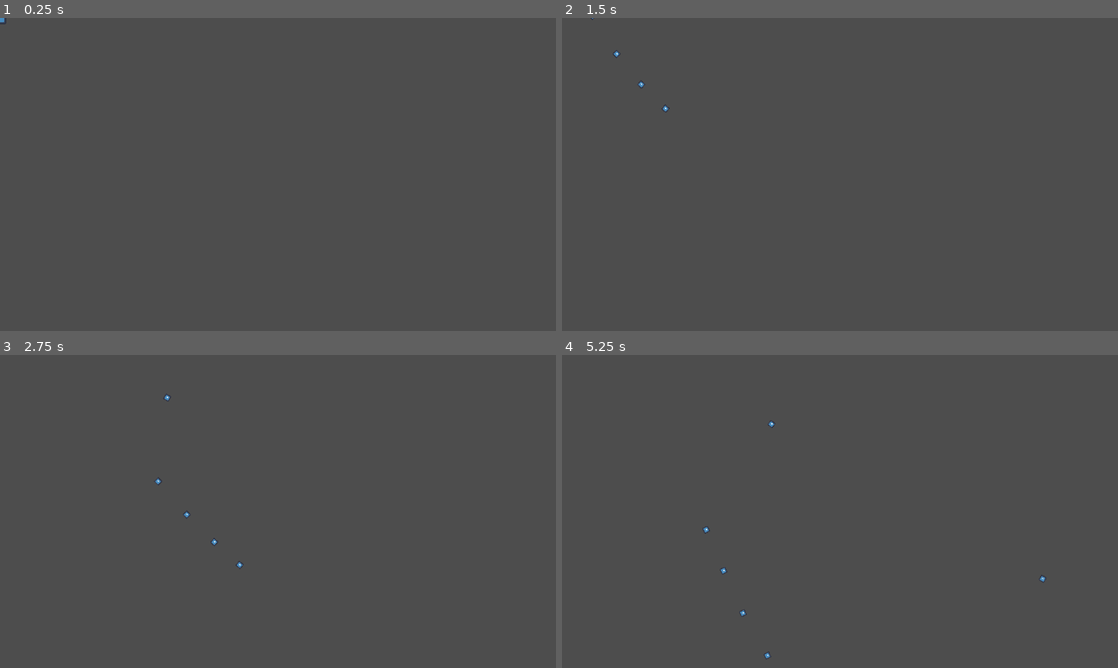
Above: before the commit, frames 1-4 (two rows, left to right).
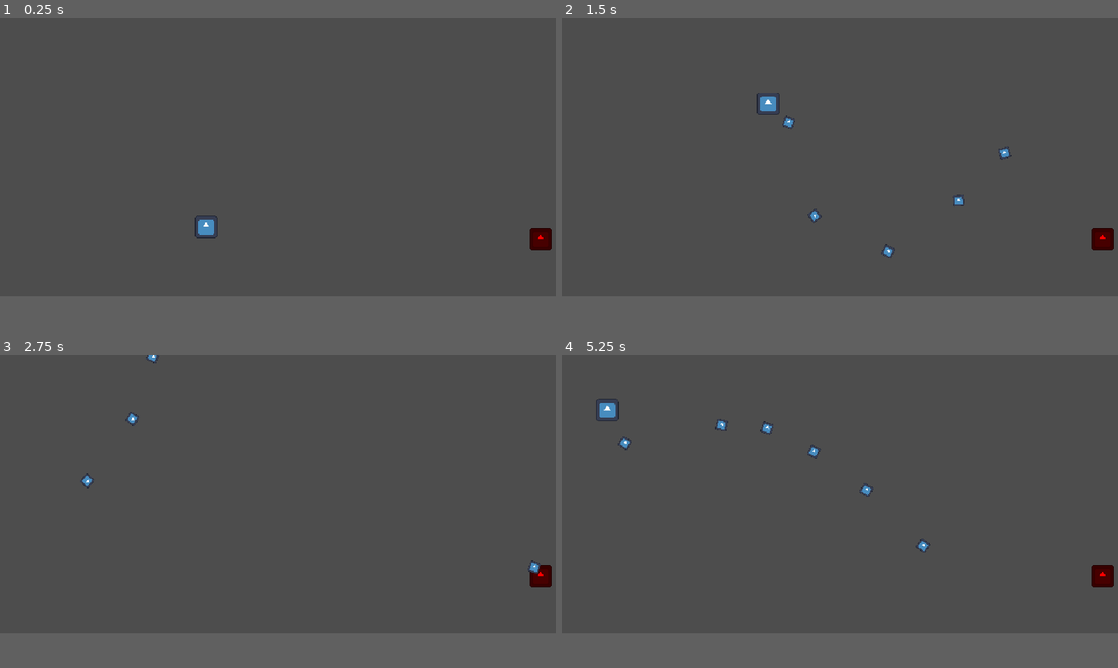
Above: after the commit, the same moments.

Repository: sergio-bogaro/TopDownShooter
Game: Godot game, scene res://Map/world.tscn
The game is run twice, just before and just after one commit, with the same random seed, the same clock (stepped at 60 frames per second) and the same inputs. The engine's default icon, where the game draws it, is replaced by a stand-in: a white triangle on a blue panel in a dark square.
Inputs (mouse positions are in pixels of both pictures, inside the frame that each line leads up to):
- Up to frame 1 (0.25 s): no input
- Up to frame 2 (1.5 s): tap Enter at 0.5 s; move the mouse to (812, 237) at 0.52 s; press the mouse at (812, 237) at 0.53 s; hold W (move_up) from 0.53 s (still down); move the mouse to (1006, 221) at 1.27 s; release the mouse at (1006, 221) at 1.28 s; click (1006, 221) at 1.35 s
- Up to frame 3 (2.75 s): move the mouse to (111, 464) at 2.02 s; release W (move_up) at 2.03 s; press the mouse at (111, 464) at 2.03 s; hold A (move_left) from 2.03 s (still down)
- Up to frame 4 (5.25 s): move the mouse to (867, 511) at 2.77 s; release the mouse at (867, 511) at 2.78 s; click (867, 511) at 2.85 s; move the mouse to (756, 433) at 3.52 s; release A (move_left) at 3.53 s; press the mouse at (756, 433) at 3.53 s; hold S (move_down) 3.53-4.28 s; move the mouse to (962, 495) at 4.27 s; release the mouse at (962, 495) at 4.28 s; hold D (move_right) 4.28-5.03 s; click (962, 495) at 4.35 s; move the mouse to (728, 527) at 5.02 s; press the mouse at (728, 527) at 5.03 s; hold W (move_up) from 5.03 s (still down)
The window is 800x450 before the commit and 800x400 after it. Grey fills any space a smaller window leaves; there, only what the larger window draws over its background counts as a difference.

The runs differ from the first frame. In frame 1, 0.5% of the frame differs, in the area x 0-100%, y 0-75%; in frame 2, 0.7%; in frame 3, 0.5%; in frame 4, 0.8%, in the area x 6-100%, y 14-98%.

Commit message:
Tamanha da tela d teste ajustada

Diff:
--- /dev/null
+++ b/Enemies/enemy.tscn
@@ -0,0 +1,25 @@
+[gd_scene load_steps=5 format=3 uid="uid://b51j1ayh0kp8e"]
+
+[ext_resource type="PackedScene" uid="uid://bhkr87h4bwp4p" path="res://Resources/Health.tscn" id="1_avijp"]
+[ext_resource type="Texture2D" uid="uid://da2f54o5bmeyp" path="res://icon.svg" id="1_ekegv"]
+[ext_resource type="PackedScene" uid="uid://d3ae2fnyfmexi" path="res://Resources/HurtBox.tscn" id="2_cedrk"]
+
+[sub_resource type="RectangleShape2D" id="RectangleShape2D_wqaaa"]
+
+[node name="Enemy" type="CharacterBody2D"]
+
+[node name="Sprite2D" type="Sprite2D" parent="."]
+modulate = Color(1, 0, 0, 1)
+scale = Vector2(0.2, 0.2)
+texture = ExtResource("1_ekegv")
+
+[node name="Health" parent="." node_paths=PackedStringArray("hurtBox") instance=ExtResource("1_avijp")]
+MAX_HP = 20
+hurtBox = NodePath("../HurtBox")
+
+[node name="HurtBox" parent="." instance=ExtResource("2_cedrk")]
+collision_layer = 0
+collision_mask = 4
+
+[node name="CollisionShape2D2" type="CollisionShape2D" parent="HurtBox"]
+shape = SubResource("RectangleShape2D_wqaaa")
--- a/Map/world.tscn
+++ b/Map/world.tscn
@@ -1,7 +1,12 @@
-[gd_scene load_steps=2 format=3 uid="uid://b4br7ght7yncs"]
+[gd_scene load_steps=3 format=3 uid="uid://b4br7ght7yncs"]
 
 [ext_resource type="PackedScene" uid="uid://bthralr1f28bc" path="res://Player/player.tscn" id="1_vvtf1"]
+[ext_resource type="PackedScene" uid="uid://b51j1ayh0kp8e" path="res://Enemies/enemy.tscn" id="2_ukvno"]
 
 [node name="World" type="Node2D"]
 
 [node name="Player" parent="." instance=ExtResource("1_vvtf1")]
+position = Vector2(237, 240)
+
+[node name="Enemy" parent="." instance=ExtResource("2_ukvno")]
+position = Vector2(622, 254)
--- a/Player/Spells/BasicAttack.tscn
+++ b/Player/Spells/BasicAttack.tscn
@@ -1,11 +1,19 @@
-[gd_scene load_steps=3 format=3 uid="uid://beuyfdjxbs14p"]
+[gd_scene load_steps=4 format=3 uid="uid://beuyfdjxbs14p"]
 
 [ext_resource type="Texture2D" uid="uid://da2f54o5bmeyp" path="res://icon.svg" id="1_kgipo"]
 [ext_resource type="Script" path="res://Player/Spells/Scripts/Projectile.gd" id="1_qkmxf"]
 
+[sub_resource type="RectangleShape2D" id="RectangleShape2D_ofpbs"]
+
 [node name="BassicAttack" type="Area2D"]
+collision_layer = 4
+collision_mask = 0
 script = ExtResource("1_qkmxf")
+Damage = 10
 
 [node name="Sprite2D" type="Sprite2D" parent="."]
 scale = Vector2(0.1, 0.1)
 texture = ExtResource("1_kgipo")
+
+[node name="CollisionShape2D" type="CollisionShape2D" parent="."]
+shape = SubResource("RectangleShape2D_ofpbs")
--- a/Player/Spells/Scripts/Projectile.gd
+++ b/Player/Spells/Scripts/Projectile.gd
@@ -1,4 +1,9 @@
 extends Node2D
+
+@export var Damage: int
+@export var ProjectileSpeed: int
+@export var KnockBackForce: int
+@export var Pierce: bool
 
 func _process(delta):
 	var direction = Vector2.RIGHT.rotated(rotation)
--- a/Player/player.tscn
+++ b/Player/player.tscn
@@ -8,7 +8,7 @@
 [node name="Player" type="CharacterBody2D"]
 script = ExtResource("1_d0yty")
 MAX_SPEED = 200
-ACCELERATION = 300
+ACCELERATION = 400
 FRICTION = 600
 
 [node name="Sprite2D" type="Sprite2D" parent="."]
--- a/Resources/Health.gd
+++ b/Resources/Health.gd
@@ -7,8 +7,7 @@
 	hurtBox.take_damage.connect(TakeDamage)
 
 func TakeDamage(damage):
-	pass
-
+	print(damage)
 
 # Called every frame. 'delta' is the elapsed time since the previous frame.
 func _process(delta):
--- a/Resources/HurtBox.gd
+++ b/Resources/HurtBox.gd
@@ -3,5 +3,5 @@
 signal take_damage
 
 func _on_area_entered(area):
-	var hitDamage = area.damage
+	var hitDamage = area.Damage
 	emit_signal("take_damage", hitDamage)
--- a/project.godot
+++ b/project.godot
@@ -17,8 +17,13 @@
 
 [display]
 
+window/size/viewport_width=640
+window/size/viewport_height=320
 window/size/initial_position_type=0
+window/size/window_width_override=1920
+window/size/window_height_override=1080
 window/stretch/mode="viewport"
+window/stretch/aspect="expand"
 
 [input]
 
